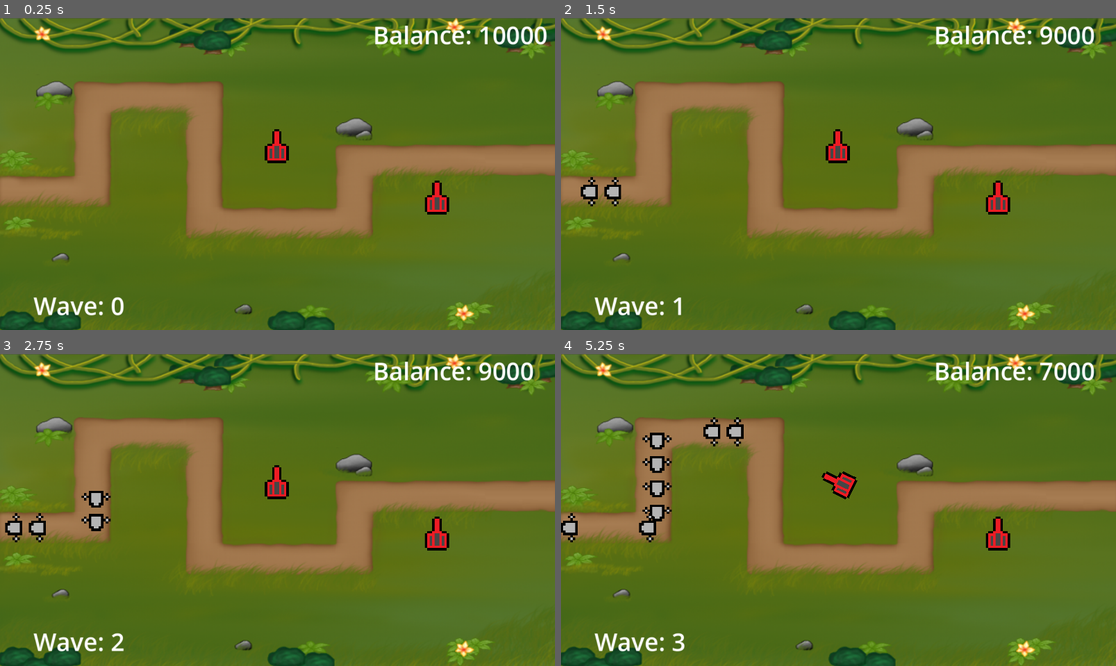
Above: before the commit, frames 1-4 (two rows, left to right).
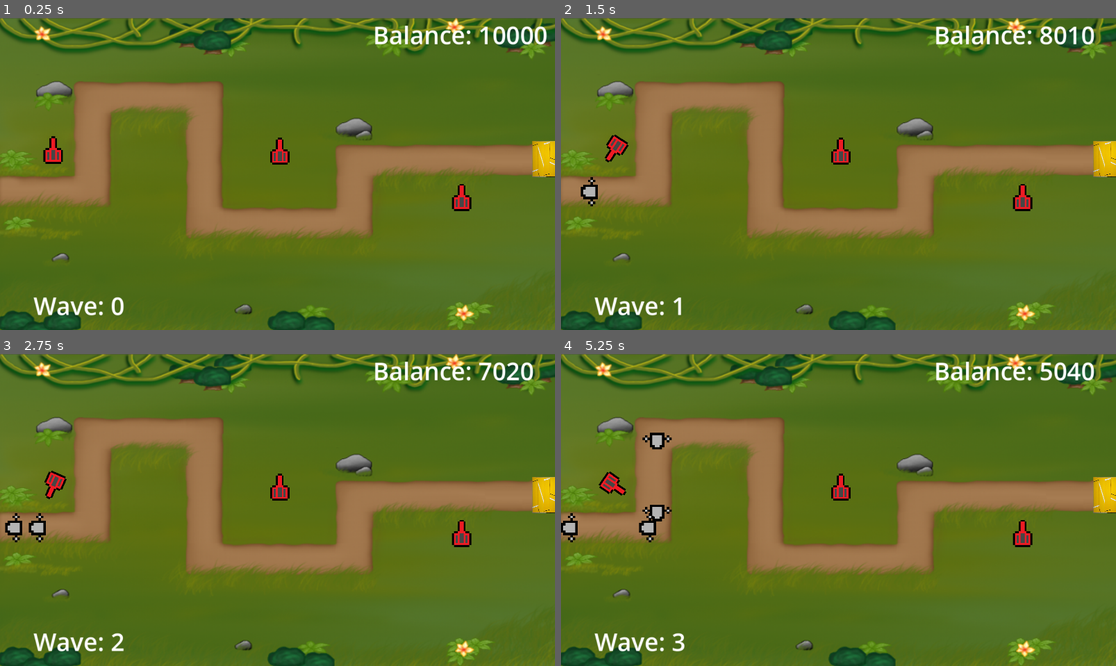
Above: after the commit, the same moments.

Repository: atknony/telemahoss
Game: Godot game, scene res://Scenes/Game.tscn
The game is run twice, just before and just after one commit, with the same random seed, the same clock (stepped at 60 frames per second) and the same inputs.
Inputs:
- Up to frame 1 (0.25 s): no input
- Up to frame 2 (1.5 s): tap Enter at 0.5 s; hold 3 (Upgrade3, bound only after the commit) 0.53-1.28 s; tap W (NextWave) at 0.6 s; tap 2 (Upgrade2) at 1.35 s
- Up to frame 3 (2.75 s): hold 3 (Upgrade3, bound only after the commit) from 2.03 s (still down); tap W (NextWave) at 2.1 s
- Up to frame 4 (5.25 s): tap 2 (Upgrade2) at 2.85, 4.35 s; release 3 (Upgrade3, bound only after the commit) at 3.53 s; tap W (NextWave) at 3.6, 5.1 s

The runs differ from the first frame. In frame 1, 1.5% of the frame differs, in the area x 7-100%, y 35-64%; in frame 2, 1.9%; in frame 3, 2.1%; in frame 4, 2.5%, in the area x 6-100%, y 2-64%.

Commit message:
Baya oyun oldu
W : Wave
1: Turret1
2: Turret2
3: Turret3
Upgrade

Diff:
--- a/Scenes/Enemy.tscn
+++ b/Scenes/Enemy.tscn
@@ -11,11 +11,11 @@
 scale = Vector2(5, 5)
 script = ExtResource("1_wovta")
 
-[node name="CollisionShape2D" type="CollisionShape2D" parent="."]
+[node name="Collider" type="CollisionShape2D" parent="."]
 position = Vector2(-1.87397e-06, -2.15)
 shape = SubResource("RectangleShape2D_m1htj")
 
-[node name="Sprite2D" type="Sprite2D" parent="."]
+[node name="Sprite" type="Sprite2D" parent="."]
 texture_filter = 3
 texture = ExtResource("1_m1htj")
 
@@ -29,9 +29,9 @@
 scale = Vector2(2, 2)
 target_position = Vector2(-2.89599e-05, -8)
 
-[node name="Timer" type="Timer" parent="."]
+[node name="Dequeue" type="Timer" parent="."]
 wait_time = 9.0
 
 [connection signal="area_entered" from="." to="." method="_on_area_entered"]
 [connection signal="body_shape_entered" from="." to="." method="_on_body_shape_entered"]
-[connection signal="timeout" from="Timer" to="." method="_on_timer_timeout"]
+[connection signal="timeout" from="Dequeue" to="." method="_on_timer_timeout"]
--- a/Scenes/Game.tscn
+++ b/Scenes/Game.tscn
@@ -6,6 +6,7 @@
 [ext_resource type="PackedScene" uid="uid://xxwaps0biq8j" path="res://Scenes/Enemy.tscn" id="2_j5yw3"]
 [ext_resource type="Texture2D" uid="uid://bjakvvax6o81d" path="res://Assets/Dümenden/turretRed.png" id="3_fgofq"]
 [ext_resource type="PackedScene" uid="uid://dhwng3c36gswq" path="res://Scenes/Turret.tscn" id="4_kldst"]
+[ext_resource type="Texture2D" uid="uid://dyc5h2tsbq228" path="res://Assets/Dümenden/Base.jpeg" id="7_fgofq"]
 
 [sub_resource type="GDScript" id="GDScript_2irst"]
 script/source = "extends Area2D
@@ -93,7 +94,10 @@
 [sub_resource type="RectangleShape2D" id="RectangleShape2D_71axn"]
 size = Vector2(230.5, 117)
 
-[node name="Node2D" type="Node2D"]
+[sub_resource type="RectangleShape2D" id="RectangleShape2D_dahhg"]
+size = Vector2(59.524, 72.0238)
+
+[node name="Main Scene" type="Node2D"]
 scale = Vector2(1.68, 1.68)
 script = ExtResource("1_gl6un")
 level_2_turret = SubResource("PackedScene_bf53h")
@@ -148,14 +152,6 @@
 position = Vector2(114.75, 443)
 shape = SubResource("RectangleShape2D_71axn")
 
-[node name="Turret1" parent="." instance=ExtResource("4_kldst")]
-position = Vector2(570, 264)
-scale = Vector2(5, 5)
-
-[node name="Turret2" parent="." instance=ExtResource("4_kldst")]
-position = Vector2(900, 370)
-scale = Vector2(5, 5)
-
 [node name="Wave" type="Label" parent="."]
 offset_left = 69.0
 offset_top = 558.0
@@ -163,4 +159,26 @@
 offset_bottom = 627.0
 theme_override_font_sizes/font_size = 50
 
+[node name="Base" type="Area2D" parent="."]
+
+[node name="CollisionShape2D" type="CollisionShape2D" parent="Base"]
+position = Vector2(1125.6, 290.774)
+scale = Vector2(1, 1)
+shape = SubResource("RectangleShape2D_dahhg")
+
+[node name="Sprite2D" type="Sprite2D" parent="Base"]
+position = Vector2(1126.19, 290.774)
+scale = Vector2(0.0429075, 0.0534411)
+texture = ExtResource("7_fgofq")
+
+[node name="Turret1" parent="." instance=ExtResource("4_kldst")]
+position = Vector2(576.19, 274.405)
+
+[node name="Turret2" parent="." instance=ExtResource("4_kldst")]
+position = Vector2(950.595, 369.643)
+
+[node name="Turret3" parent="." instance=ExtResource("4_kldst")]
+position = Vector2(109.524, 272.024)
+
 [connection signal="timeout" from="Enemy_Spawn_Time" to="." method="enemy_spawn"]
+[connection signal="area_shape_entered" from="Base" to="." method="_on_base_area_shape_entered"]
--- a/Scenes/Turret.tscn
+++ b/Scenes/Turret.tscn
@@ -5,18 +5,18 @@
 [ext_resource type="PackedScene" uid="uid://c635bvptrdw0d" path="res://Scenes/bullet.tscn" id="2_i4wwf"]
 
 [sub_resource type="CircleShape2D" id="CircleShape2D_8m3st"]
-radius = 6.25
+radius = 9.18941
 
-[node name="Area2D" type="Area2D"]
-scale = Vector2(0.8, 0.8)
+[node name="Turret" type="Area2D"]
+scale = Vector2(4, 4)
 script = ExtResource("1_64uvh")
 bullet_scene = ExtResource("2_i4wwf")
 
-[node name="Sprite2D" type="Sprite2D" parent="."]
+[node name="Sprite" type="Sprite2D" parent="."]
 texture_filter = 3
 texture = ExtResource("1_8m3st")
 
-[node name="CollisionShape2D" type="CollisionShape2D" parent="."]
+[node name="Range" type="CollisionShape2D" parent="."]
 scale = Vector2(8, 8)
 shape = SubResource("CircleShape2D_8m3st")
 
--- a/Scenes/bullet.tscn
+++ b/Scenes/bullet.tscn
@@ -9,11 +9,11 @@
 scale = Vector2(0.4, 0.4)
 script = ExtResource("1_oduel")
 
-[node name="Sprite2D" type="Sprite2D" parent="."]
+[node name="Sprite" type="Sprite2D" parent="."]
 texture_filter = 3
 texture = ExtResource("1_xjght")
 
-[node name="CollisionShape2D" type="CollisionShape2D" parent="."]
+[node name="Collision" type="CollisionShape2D" parent="."]
 shape = SubResource("CircleShape2D_xjght")
 
 [connection signal="area_entered" from="." to="." method="_on_area_entered"]
--- a/Scripts/bullet.gd
+++ b/Scripts/bullet.gd
@@ -1,6 +1,6 @@
 extends Area2D
 
-@export var speed := 400.0
+@export var speed = 400.0
 var direction = Vector2.ZERO
 
 func _ready() -> void:
@@ -9,7 +9,6 @@
 func _process(delta):
 	position += direction * speed * delta * 2
 
-
 func _on_area_entered(area: Area2D) -> void:
 	if area.is_in_group("Enemies"):
 		queue_free()
--- a/Scripts/enemy.gd
+++ b/Scripts/enemy.gd
@@ -2,7 +2,7 @@
 
 @onready var Right = $Right
 @onready var Left = $Left
-@onready var life = $Timer
+@onready var Dequeue = $Dequeue
 @onready var health = 3
 
 func _ready() -> void:
@@ -18,7 +18,6 @@
 	elif Left.is_colliding():
 		rotation += PI / 2
 
-
 func _on_timer_timeout() -> void:
 	queue_free()
 
@@ -28,3 +27,5 @@
 		if health <= 0:
 			get_parent().money += 10
 			queue_free()
+	elif (area.is_in_group("Base")):
+		queue_free()
--- a/Scripts/game.gd
+++ b/Scripts/game.gd
@@ -3,13 +3,22 @@
 @export var level_2_turret : PackedScene
 @export var enemy_scene : PackedScene
 
-@onready var wave_level = 0
+@onready var label = $Balance
 @onready var Wave = $Wave
 @onready var turret1 = $Turret1
 @onready var turret2 = $Turret2
+@onready var turret3 = $Turret3
+@onready var base = $Base
+
+
 @onready var wave_started = false
-@onready var label = $Balance
+
+@onready var wave_level = 0
 @onready var money = 10000
+@onready var base_health = 25
+
+func _ready() -> void:
+	base.add_to_group("Base")
 
 func _process(delta: float) -> void:
 	label.text = "Balance: " + str(money)
@@ -22,6 +31,10 @@
 		if money >= 1000:
 			money -= 1000
 			upgrade_turret(turret2)
+	elif Input.is_action_just_pressed("Upgrade3"):
+		if money >= 1000:
+			money -= 1000
+			upgrade_turret(turret3)
 	elif Input.is_action_just_pressed("NextWave") && wave_started == false:
 		wave_started = true
 		wave_level += 1
@@ -39,3 +52,12 @@
 
 func upgrade_turret(turret_scene):
 	turret_scene.fire_rate /= 1.1
+
+func _on_base_area_shape_entered(area: Area2D) -> void:
+	if area.is_in_group("Enemies"):
+		base_health -= 1
+		if base_health <= 0:
+			stop_all()
+
+func stop_all():
+	get_tree().paused = true
--- a/Scripts/turret.gd
+++ b/Scripts/turret.gd
@@ -1,7 +1,7 @@
 extends Area2D
 
 @export var bullet_scene: PackedScene
-@export var fire_rate := 0.5  # saniyede 1 mermi
+@export var fire_rate := 0.5
 
 var enemies_in_range: Array[Area2D] = []
 var fire_timer := 0.0
--- a/project.godot
+++ b/project.godot
@@ -37,6 +37,11 @@
 "events": [Object(InputEventKey,"resource_local_to_scene":false,"resource_name":"","device":-1,"window_id":0,"alt_press …(191 unchanged characters)…
 ]
 }
+Upgrade3={
+"deadzone": 0.2,
+"events": [Object(InputEventKey,"resource_local_to_scene":false,"resource_name":"","device":-1,"window_id":0,"alt_pressed":false,"shift_pressed":false,"ctrl_pressed":false,"meta_pressed":false,"pressed":false,"keycode":0,"physical_keycode":51,"key_label":0,"unicode":51,"location":0,"echo":false,"script":null)
+]
+}
 
 [rendering]
 
Binary file added: Assets/Dümenden/Base.jpeg
Not shown, added: Assets/Dümenden/Base.jpeg.import
Not shown: 1 places in Scenes/Game.tscn that only renumber resources
